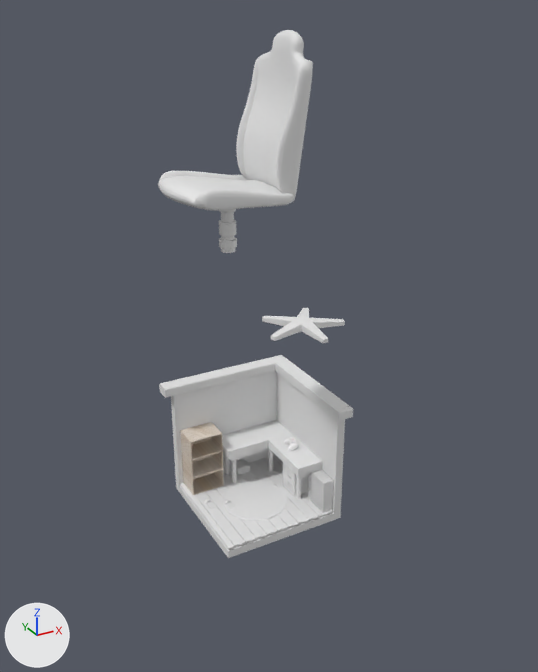
Before and after pictures for a commit that changed the Blender file 1_hyerin.blend.
Rendered twice from a camera (50 mm lens) standing at (3.62, -13.74, 8.99) and looking at (8.68, -4.53, 4.39). Every picture has the same lights, and +X, +Y and +Z are marked at lower left.

Script lines for the objects in view, before the commit:
```python
me_cube_014 = bpy.data.meshes.new('Cube.014')
me_cube_014.from_pydata(...)  # a box spanning x -1.0..1.0, y -1.0..1.0, z -1.0..1.0
me_cube_014.materials.append(mat_material_009)  # white #e7e7e7
me_cube_016 = bpy.data.meshes.new('Cube.016')
me_cube_016.from_pydata(...)  # 84 vertices, 77 faces; spans x -1.23..1.0, y -1.0..0.0, z -1.2..1.6
me_cube_020 = bpy.data.meshes.new('Cube.020')
me_cube_020.from_pydata(...)  # 90 vertices, 81 faces; spans x -1.28..2.76, y -1.0..0.0, z -1.0..1.29
me_cylinder = bpy.data.meshes.new('Cylinder')
me_cylinder.from_pydata(...)  # 512 vertices, 480 faces; spans x -0.124..0.124, y -0.124..0.124, z -0.448..0.277
ob_chair_back = bpy.data.objects.new('chair_back', me_cube_020)
ob_chair_back.location = (8.61, -4.85, 7.58)
ob_chair_back.rotation_euler = (0.0275, 0.121, -0.014)  # degrees (1.6, 6.9, -0.8)
ob_chair_back.scale = (-0.104, 0.639, 0.917)
_m = ob_chair_back.modifiers.new('Mirror', 'MIRROR')
_m.use_axis = (False, True, False)
_m = ob_chair_back.modifiers.new('Subdivision', 'SUBSURF')
ob_chair_cyl = bpy.data.objects.new('chair_cyl', me_cylinder)
ob_chair_cyl.location = (7.86, -4.86, 6.41)
_m = ob_chair_cyl.modifiers.new('Bevel', 'BEVEL')
_m.width = 0.02
_m.width_pct = 0.02
ob_chair_pad = bpy.data.objects.new('chair_pad', me_cube_016)
ob_chair_pad.location = (7.86, -4.86, 6.86)
ob_chair_pad.scale = (0.716, 0.716, -0.117)
_m = ob_chair_pad.modifiers.new('Subdivision', 'SUBSURF')
_m = ob_chair_pad.modifiers.new('Mirror', 'MIRROR')
_m.use_axis = (False, True, False)
_m.merge_threshold = 0.029
ob_fundamental = bpy.data.objects.new('fundamental', me_cube_014)
ob_fundamental.location = (8.6, -4.15, 1.07)
ob_fundamental.scale = (1.0, 1.0, 0.07)
# also in view: 'chair_legs' at (10.52, -2.57, 3.48); 'carpet' at (8.57, -4.24, 1.19); 'radiator' at (9.5, -4.9, 1.49); 'desk' at (8.97, -3.94, 1.5); 'wall' at (8.67, -4.07, 2.0)
```
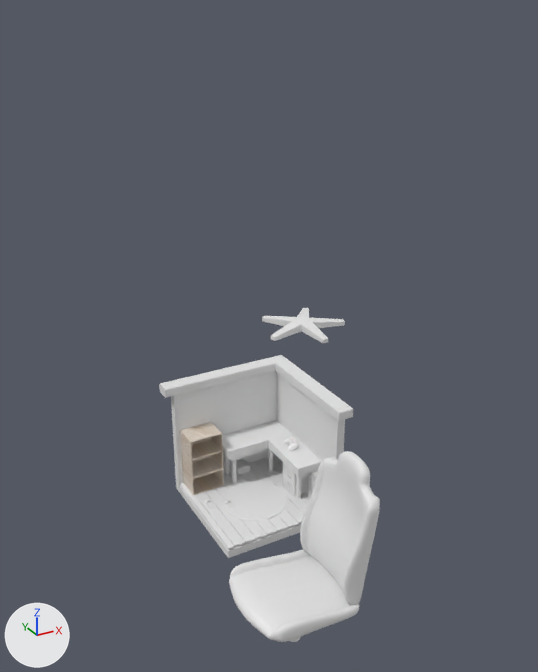
The change in detail:
Object 'chair_pad' (ob_chair_pad) moves from (7.86, -4.86, 6.86) to (7.86, -6.76, 1.57).
Object 'chair_back' (ob_chair_back) moves from (8.61, -4.85, 7.58) to (8.61, -6.75, 2.29).
Object 'chair_cyl' (ob_chair_cyl) moves from (7.86, -4.86, 6.41) to (7.86, -6.76, 1.11).

What differs and where, as boxes (x1, y1, x2, y2) in the pictures (538 x 672 px):
'chair_back', moved
    before: (236, 30, 313, 198)
    after: (300, 451, 380, 605)
'chair_pad', moved
    before: (158, 171, 295, 211)
    after: (229, 550, 359, 642)
'chair_cyl', moved
    before: (219, 209, 237, 253)
    after: (290, 637, 300, 642)
